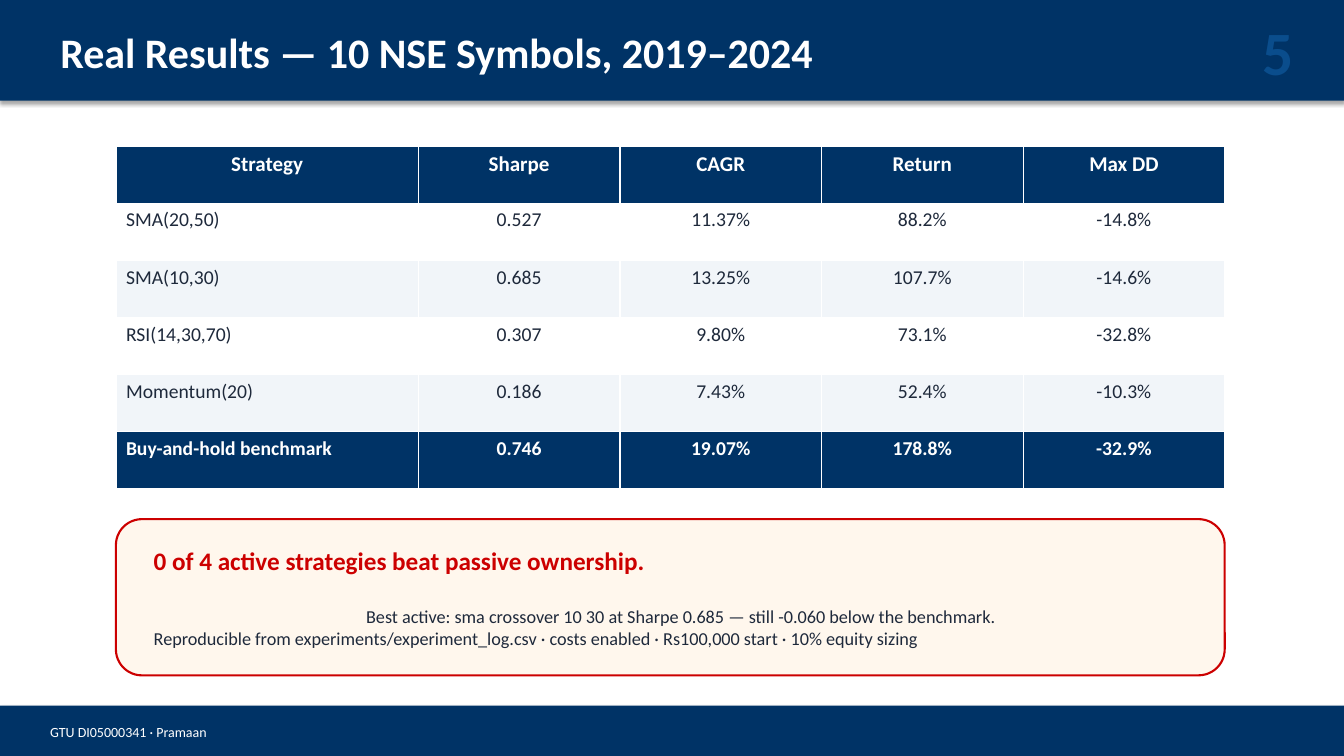
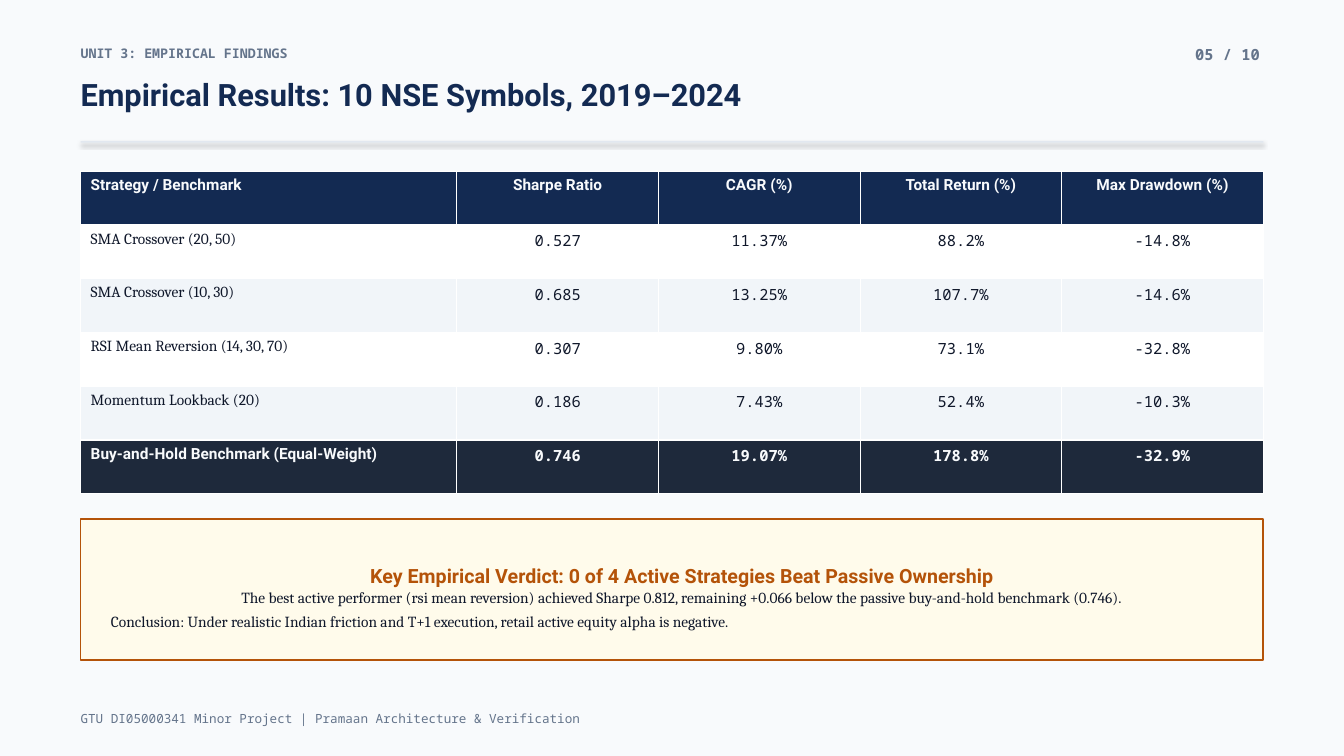
Before and after one commit to Aayushbankar/Quantlab, a slide deck: slide 5 of Pramaan_Presentation.pptx. Drawn at 1344x756 pixels with LibreOffice and Linux fonts; fonts in the diff are those of the drawing. Boxes give left, top, right and bottom in pixels: in the first picture for what was removed or moved away, otherwise in the second. Text is boxed around its words. In the diff, an @@ line names an element or a change of style, - is before the commit and + after.

Commit message:
feat(desktop, landing, presentation): embed backend server, add .deb packaging, redesign presentation via frontend-design, fix landing URLs

```diff
--- a/Pramaan_Presentation.pptx
+++ b/Pramaan_Presentation.pptx
@@ background #FFFFFF to #F8FAFC @@
@@ text added at bbox=[81, 48, 288, 58], 9.5 pt, text #64748B, bold @@
+UNIT 3: EMPIRICAL FINDINGS
@@ text added at bbox=[1195, 49, 1260, 60], 11 pt, text #64748B, bold @@
+05 / 10
@@ text at bbox=[81, 83, 741, 113]: text changed; size 30 to 22 pt; font Calibri to Roboto; text colour #FFFFFF to #132A52 @@
-Real Results — 10 NSE Symbols, 2019–2024
+Empirical Results: 10 NSE Symbols, 2019–2024
@@ text "Empirical Results: 10 NSE Symbols, ..." at bbox=[81, 83, 741, 113]: vertical alignment middle to top @@
@@ rectangle: place and size @@
-rectangle at bbox=[0, 0, 1344, 101]
+rectangle at bbox=[81, 141, 1263, 142]
@@ rectangle at bbox=[81, 141, 1263, 142]: fill #003366 to #E2E8F0 @@
@@ table at bbox=[81, 171, 1263, 494] @@
-row 1: Strategy | Sharpe | CAGR | Return | Max DD
+row 1: Strategy / Benchmark | Sharpe Ratio | CAGR (%) | Total Return (%) | Max Drawdown (%)
-row 2, column 1: SMA(20,50)
+row 2, column 1: SMA Crossover (20, 50)
-row 3, column 1: SMA(10,30)
+row 3, column 1: SMA Crossover (10, 30)
-row 4, column 1: RSI(14,30,70)
+row 4, column 1: RSI Mean Reversion (14, 30, 70)
-row 5, column 1: Momentum(20)
+row 5, column 1: Momentum Lookback (20)
-row 6, column 1: Buy-and-hold benchmark
+row 6, column 1: Buy-and-Hold Benchmark (Equal-Weight)
@@ fill #003366 to #132A52 in row 1 @@
@@ fill #003366 to #1E293B in row 6 @@
@@ size 14 to 11 pt, font Calibri to Noto Sans Mono in "0.527", "11.37%", "88.2%", "-14.8%" and 16 more places @@
@@ text colour #1E293B to #0F172A in "0.527", "11.37%", "88.2%", "-14.8%" and 12 more places @@
@@ text colour #FFFFFF to #F8FAFC in "0.746", "19.07%", "178.8%", "-32.9%" @@
@@ table: place and size @@
-table at bbox=[116, 146, 1225, 489]
+table at bbox=[81, 171, 1263, 494]
@@ rectangle "Key Empirical Verdict: 0 of ...": place and size @@
-rectangle "Key Empirical Verdict: 0 of ..." at bbox=[0, 706, 1344, 756]
+rectangle "Key Empirical Verdict: 0 of ..." at bbox=[81, 519, 1263, 660]
@@ rectangle "Key Empirical Verdict: 0 of ..." at bbox=[81, 519, 1263, 660]: fill #003366 to #FFFBEB; outline none to #B45309 1.2 pt; shadow off @@
@@ rounded rectangle removed at bbox=[116, 519, 1225, 676] @@
-0 of 4 active strategies beat passive ownership.
-Best active: sma crossover 10 30 at Sharpe 0.685 — still -0.060 below the benchmark.
-Reproducible from experiments/experiment_log.csv · costs enabled · Rs100,000 start · 10% equity sizing
@@ text in rectangle at bbox=[111, 568, 1121, 631]: text added @@
+Key Empirical Verdict: 0 of 4 Active Strategies Beat Passive Ownership
+The best active performer (rsi mean reversion) achieved Sharpe 0.812, remaining +0.066 below the passive buy-and-hold benchmark (0.746).
+Conclusion: Under realistic Indian friction and T+1 execution, retail active equity alpha is negative.
@@ text "GTU DI05000341 Minor Project | ..." at bbox=[81, 713, 580, 726]: vertical alignment middle to top @@
@@ text at bbox=[81, 713, 580, 726]: text changed; size 10 to 9 pt; font Calibri to Noto Sans Mono; text colour #FFFFFF to #64748B @@
-GTU DI05000341 · Pramaan
+GTU DI05000341 Minor Project | Pramaan Architecture & Verification
```
Also in this commit, not shown: 1 other slide changed, 8 slides added, 8 slides removed, 8 other files.
